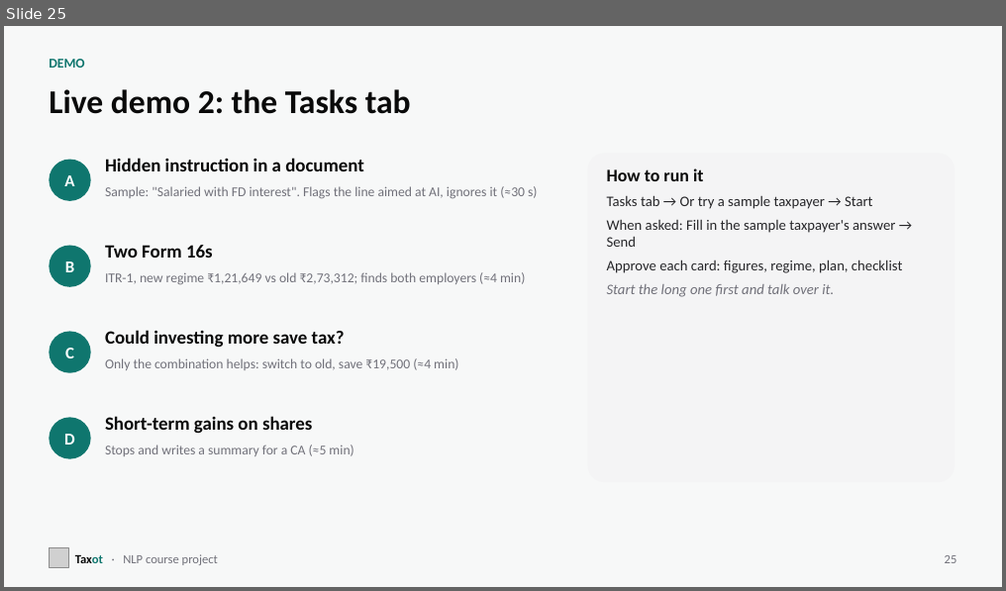
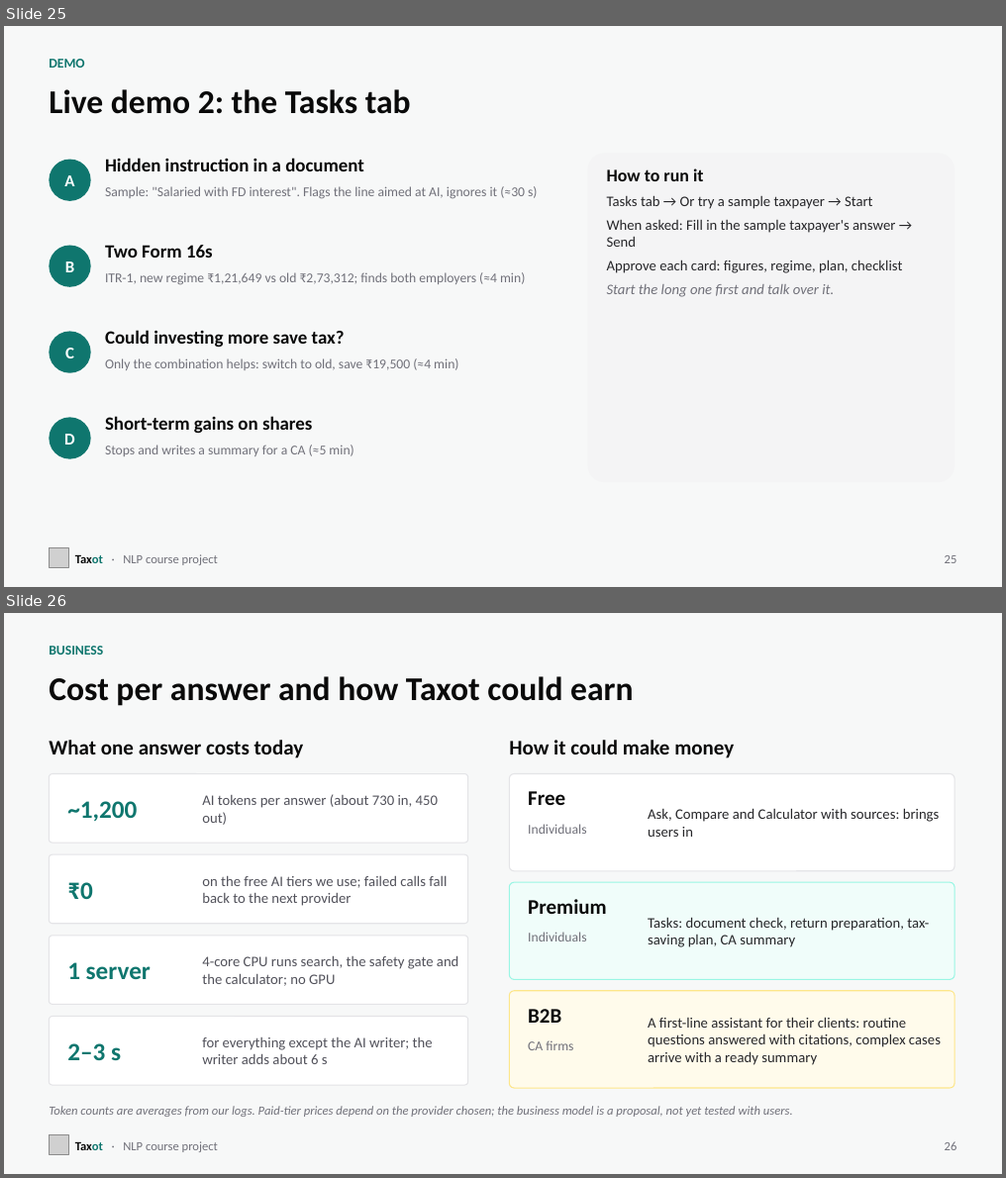
Before and after one commit to HulkInTherapy/taxsaathi, a slide deck: presentation/Taxot.pptx. Shown one above the other, each under a label of ours: slide 25 before the commit, slides 25 and 26 after it. The pictures are 1006x591 and 1006x1178 pixels, drawn with LibreOffice and Linux fonts; fonts in the diff are those of the drawing; grey boxes stand for pictures. Boxes give left, top, right and bottom in pixels: in the first picture for what was removed or moved away, otherwise in the second. Text is boxed around its words. In the diff, an @@ line names an element or a change of style, - is before the commit and + after.

Commit message:
Business slide, 17-slide short deck with app screenshots, PDFs of both decks

```diff
--- a/presentation/Taxot.pptx
+++ b/presentation/Taxot.pptx
@@ slide 26 added at [4, 613, 1002, 1174], background #F7F8F8 @@
@@ text added at [49, 646, 103, 655], 13 pt, text #0F766E, bold @@
+BUSINESS
@@ title added at [49, 676, 633, 706], 32 pt, text #0A0A0A, bold @@
+Cost per answer and how Taxot could earn
@@ text added at [49, 740, 304, 759], 20 pt, text #0A0A0A, bold @@
+What one answer costs today
@@ text added at [509, 740, 734, 759], 20 pt, text #0A0A0A, bold @@
+How it could make money
@@ rounded rectangle added at [49, 774, 468, 843], fill #FFFFFF, outline #E4E4E7 1 pt @@
@@ rounded rectangle added at [509, 774, 954, 871], fill #FFFFFF, outline #E4E4E7 1 pt @@
@@ text added at [67, 801, 137, 821], 24 pt, text #0F766E, bold @@
+~1,200
@@ text added at [202, 794, 438, 825], 14 pt, text #52525B @@
+AI tokens per answer (about 730 in, 450 out)
@@ text added at [528, 791, 565, 805], 20 pt, text #0A0A0A, bold @@
+Free
@@ text added at [648, 808, 940, 837], 14 pt, text #27272A @@
+Ask, Compare and Calculator with sources: brings users in
@@ text added at [528, 824, 586, 834], 13 pt, text #71717A @@
+Individuals
@@ rounded rectangle added at [49, 855, 468, 924], fill #FFFFFF, outline #E4E4E7 1 pt @@
@@ text added at [202, 876, 447, 906], 14 pt, text #52525B @@
+on the free AI tiers we use; failed calls fall back to the next provider
@@ text added at [67, 882, 93, 899], 24 pt, text #0F766E, bold @@
+₹0
@@ rounded rectangle added at [509, 882, 954, 980], fill #F0FDFA, outline #99F6E4 1 pt @@
@@ text added at [528, 899, 607, 914], 20 pt, text #0A0A0A, bold @@
+Premium
@@ rounded rectangle added at [49, 936, 468, 1004], fill #FFFFFF, outline #E4E4E7 1 pt @@
@@ text added at [528, 932, 586, 942], 13 pt, text #71717A @@
+Individuals
@@ text added at [648, 917, 929, 948], 14 pt, text #27272A @@
+Tasks: document check, return preparation, tax-saving plan, CA summary
@@ text added at [67, 962, 151, 979], 24 pt, text #0F766E, bold @@
+1 server
@@ text added at [202, 957, 458, 986], 14 pt, text #52525B @@
+4-core CPU runs search, the safety gate and the calculator; no GPU
@@ rounded rectangle added at [509, 991, 954, 1088], fill #FFFBEB, outline #FDE68A 1 pt @@
@@ rounded rectangle added at [49, 1017, 468, 1085], fill #FFFFFF, outline #E4E4E7 1 pt @@
@@ text added at [528, 1009, 561, 1023], 20 pt, text #0A0A0A, bold @@
+B2B
@@ text added at [648, 1017, 941, 1065], 14 pt, text #27272A @@
+A first-line assistant for their clients: routine questions answered with citations, complex cases arrive with a ready summary
@@ text added at [67, 1044, 121, 1060], 24 pt, text #0F766E, bold @@
+2–3 s
@@ text added at [202, 1038, 433, 1064], 14 pt, text #52525B @@
+for everything except the AI writer; the writer adds about 6 s
@@ text added at [528, 1041, 573, 1051], 13 pt, text #71717A @@
+CA firms
@@ text added at [49, 1106, 793, 1117], 12 pt, text #71717A, italic @@
+Token counts are averages from our logs. Paid-tier prices depend on the provider chosen; the business model is a proposal, not yet tested with users.
@@ picture added at [49, 1136, 68, 1155] @@
@@ text added at [75, 1142, 218, 1153], 12 pt, text #71717A @@
+Taxot · NLP course project
@@ text added at [944, 1142, 957, 1151], 12 pt, text #71717A @@
+26
```
Also in this commit, not shown: 2 slides changed, 10 other files.
